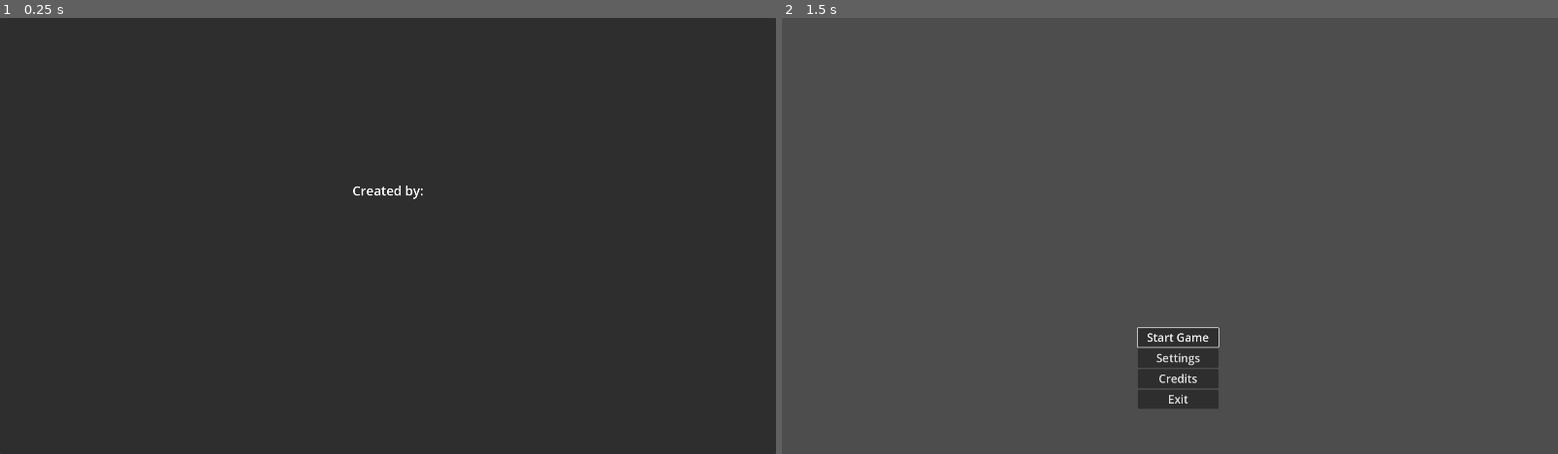
Above: before the commit, frames 1-2 (left to right).
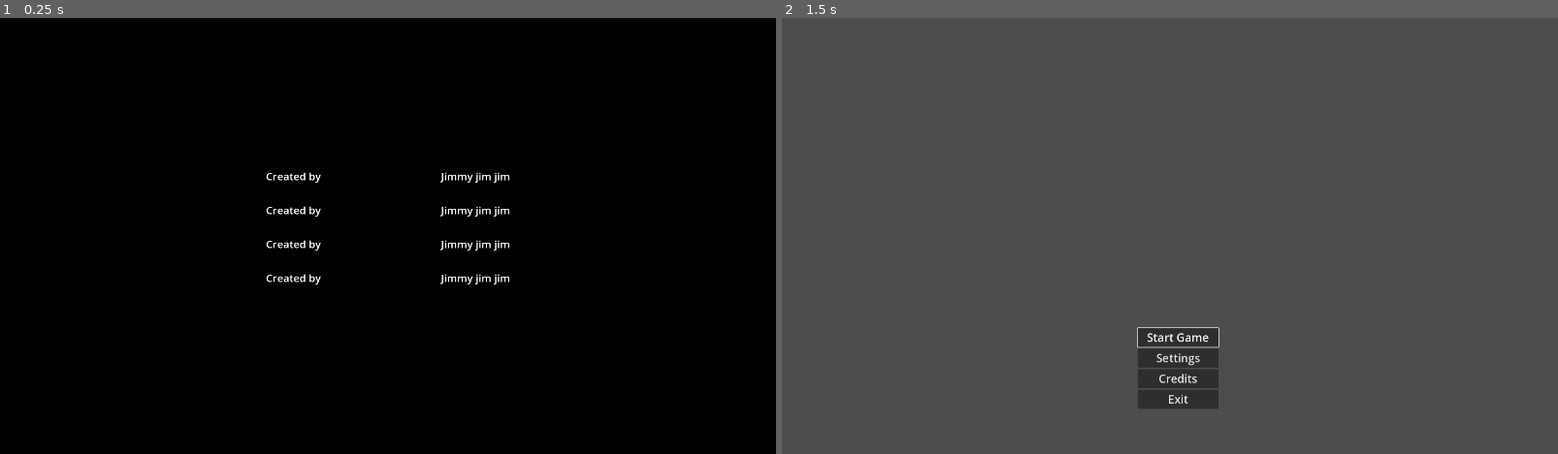
Above: after the commit, the same moments.

Repository: RobertFOConnor/godot-jam-template
Game: Godot game, scene res://scenes/credits.tscn
Two runs of this game, one before a commit and one after it. Both use one fixed random seed, a clock stepped at 60 frames per second and the inputs below. This scene is started directly instead of the project's main scene. Sound files missing from this copy of the repository are replaced by a short silence.
Inputs:
- Up to frame 1 (0.25 s): no input
- Up to frame 2 (1.5 s): tap Enter at 0.5 s; tap Space at 1.25 s; hold Escape (menu_back) from 1.28 s (still down)

The runs differ from the first frame. In frame 1, 100% of the frame differs, in the area x 0-100%, y 0-100%; in frame 2, nothing differs.

Commit message:
bg for settings and credits

Diff:
--- a/scenes/credits.tscn
+++ b/scenes/credits.tscn
@@ -1,8 +1,12 @@
-[gd_scene load_steps=3 format=3 uid="uid://brtwrtsqbkk3i"]
+[gd_scene load_steps=5 format=3 uid="uid://brtwrtsqbkk3i"]
 
 [ext_resource type="Script" uid="uid://djwet7lwcenty" path="res://scripts/credits.gd" id="1_0bpdh"]
+[ext_resource type="Texture2D" uid="uid://blp7ebv832lnp" path="res://textures/black.png" id="2_2ckv8"]
 
 [sub_resource type="Theme" id="Theme_yeqti"]
+
+[sub_resource type="Theme" id="Theme_0bpdh"]
+default_font_size = 26
 
 [node name="Node2D" type="Node2D"]
 script = ExtResource("1_0bpdh")
@@ -14,23 +18,97 @@
 offset_bottom = 1080.0
 theme = SubResource("Theme_yeqti")
 
-[node name="VBoxContainer" type="VBoxContainer" parent="CanvasLayer"]
+[node name="TextureRect" type="TextureRect" parent="CanvasLayer/Panel"]
+layout_mode = 0
+offset_right = 1920.0
+offset_bottom = 1080.0
+texture = ExtResource("2_2ckv8")
+expand_mode = 2
+
+[node name="Control" type="Control" parent="CanvasLayer/Panel"]
+anchors_preset = 0
+offset_right = 40.0
+offset_bottom = 40.0
+theme = SubResource("Theme_0bpdh")
+
+[node name="VBoxContainer" type="VBoxContainer" parent="CanvasLayer/Panel/Control"]
+layout_mode = 1
 anchors_preset = 8
 anchor_left = 0.5
 anchor_top = 0.5
 anchor_right = 0.5
 anchor_bottom = 0.5
-offset_left = -960.0
-offset_top = -135.0
-offset_right = 960.0
-offset_bottom = 135.0
+offset_left = -20.0
+offset_top = 385.0
+offset_right = 1900.0
+offset_bottom = 655.0
 grow_horizontal = 2
 grow_vertical = 2
 
-[node name="RichTextLabel" type="RichTextLabel" parent="CanvasLayer/VBoxContainer"]
+[node name="HBoxContainer" type="HBoxContainer" parent="CanvasLayer/Panel/Control/VBoxContainer"]
+custom_minimum_size = Vector2(0, 80)
 layout_mode = 2
-theme_override_font_sizes/normal_font_size = 32
-text = "Created by:"
+alignment = 1
+
+[node name="RichTextLabel" type="RichTextLabel" parent="CanvasLayer/Panel/Control/VBoxContainer/HBoxContainer"]
+custom_minimum_size = Vector2(300, 0)
+layout_mode = 2
+text = "Created by"
+
+[node name="RichTextLabel2" type="RichTextLabel" parent="CanvasLayer/Panel/Control/VBoxContainer/HBoxContainer"]
+custom_minimum_size = Vector2(300, 0)
+layout_mode = 2
+text = "Jimmy jim jim"
 fit_content = true
-scroll_active = false
-horizontal_alignment = 1
+horizontal_alignment = 2
+
+[node name="HBoxContainer2" type="HBoxContainer" parent="CanvasLayer/Panel/Control/VBoxContainer"]
+custom_minimum_size = Vector2(0, 80)
+layout_mode = 2
+alignment = 1
+
+[node name="RichTextLabel" type="RichTextLabel" parent="CanvasLayer/Panel/Control/VBoxContainer/HBoxContainer2"]
+custom_minimum_size = Vector2(300, 0)
+layout_mode = 2
+text = "Created by"
+
+[node name="RichTextLabel2" type="RichTextLabel" parent="CanvasLayer/Panel/Control/VBoxContainer/HBoxContainer2"]
+custom_minimum_size = Vector2(300, 0)
+layout_mode = 2
+text = "Jimmy jim jim"
+fit_content = true
+horizontal_alignment = 2
+
+[node name="HBoxContainer3" type="HBoxContainer" parent="CanvasLayer/Panel/Control/VBoxContainer"]
+custom_minimum_size = Vector2(0, 80)
+layout_mode = 2
+alignment = 1
+
+[node name="RichTextLabel" type="RichTextLabel" parent="CanvasLayer/Panel/Control/VBoxContainer/HBoxContainer3"]
+custom_minimum_size = Vector2(300, 0)
+layout_mode = 2
+text = "Created by"
+
+[node name="RichTextLabel2" type="RichTextLabel" parent="CanvasLayer/Panel/Control/VBoxContainer/HBoxContainer3"]
+custom_minimum_size = Vector2(300, 0)
+layout_mode = 2
+text = "Jimmy jim jim"
+fit_content = true
+horizontal_alignment = 2
+
+[node name="HBoxContainer4" type="HBoxContainer" parent="CanvasLayer/Panel/Control/VBoxContainer"]
+custom_minimum_size = Vector2(0, 80)
+layout_mode = 2
+alignment = 1
+
+[node name="RichTextLabel" type="RichTextLabel" parent="CanvasLayer/Panel/Control/VBoxContainer/HBoxContainer4"]
+custom_minimum_size = Vector2(300, 0)
+layout_mode = 2
+text = "Created by"
+
+[node name="RichTextLabel2" type="RichTextLabel" parent="CanvasLayer/Panel/Control/VBoxContainer/HBoxContainer4"]
+custom_minimum_size = Vector2(300, 0)
+layout_mode = 2
+text = "Jimmy jim jim"
+fit_content = true
+horizontal_alignment = 2
--- a/scenes/settings.tscn
+++ b/scenes/settings.tscn
@@ -1,6 +1,7 @@
-[gd_scene load_steps=3 format=3 uid="uid://sj1e6prlpr8b"]
+[gd_scene load_steps=4 format=3 uid="uid://sj1e6prlpr8b"]
 
 [ext_resource type="Script" uid="uid://c751b4omjp2wc" path="res://scripts/settings.gd" id="1_5p8wc"]
+[ext_resource type="Texture2D" uid="uid://blp7ebv832lnp" path="res://textures/black.png" id="2_r6d6q"]
 
 [sub_resource type="Theme" id="Theme_5p8wc"]
 default_font_size = 40
@@ -9,10 +10,18 @@
 script = ExtResource("1_5p8wc")
 
 [node name="CanvasLayer" type="CanvasLayer" parent="."]
+layer = 2
 
 [node name="Panel" type="Panel" parent="CanvasLayer"]
 offset_bottom = 40.0
 theme = SubResource("Theme_5p8wc")
+
+[node name="TextureRect" type="TextureRect" parent="CanvasLayer/Panel"]
+layout_mode = 0
+offset_right = 1920.0
+offset_bottom = 1080.0
+texture = ExtResource("2_r6d6q")
+expand_mode = 2
 
 [node name="top_tabs" type="HBoxContainer" parent="CanvasLayer/Panel"]
 layout_mode = 0
Binary file added: textures/black.png
Not shown, added: textures/black.png.import
